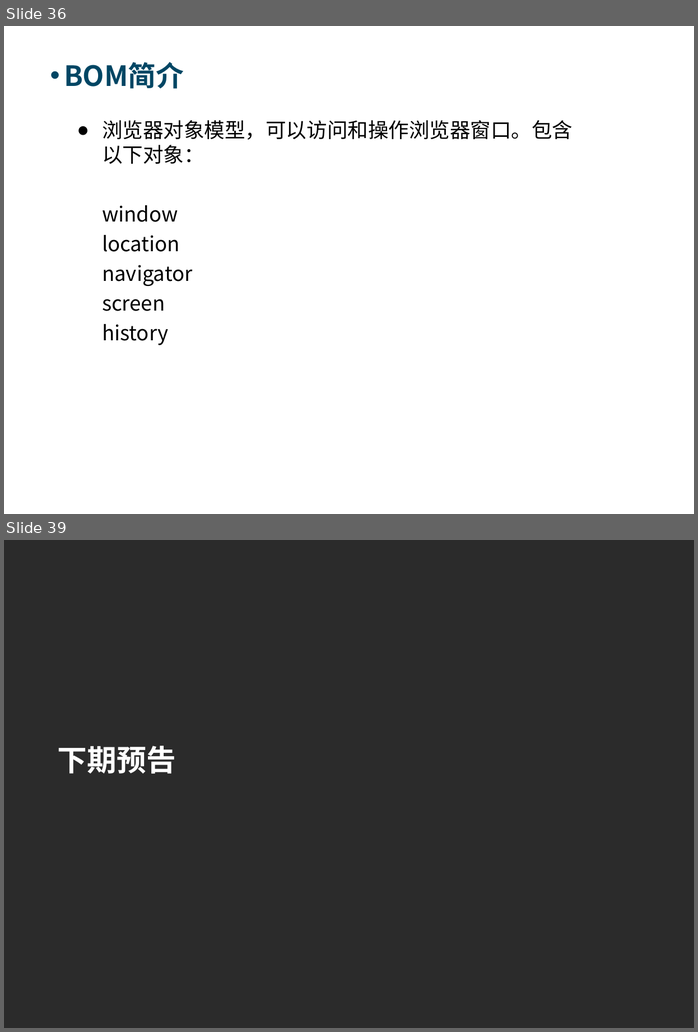
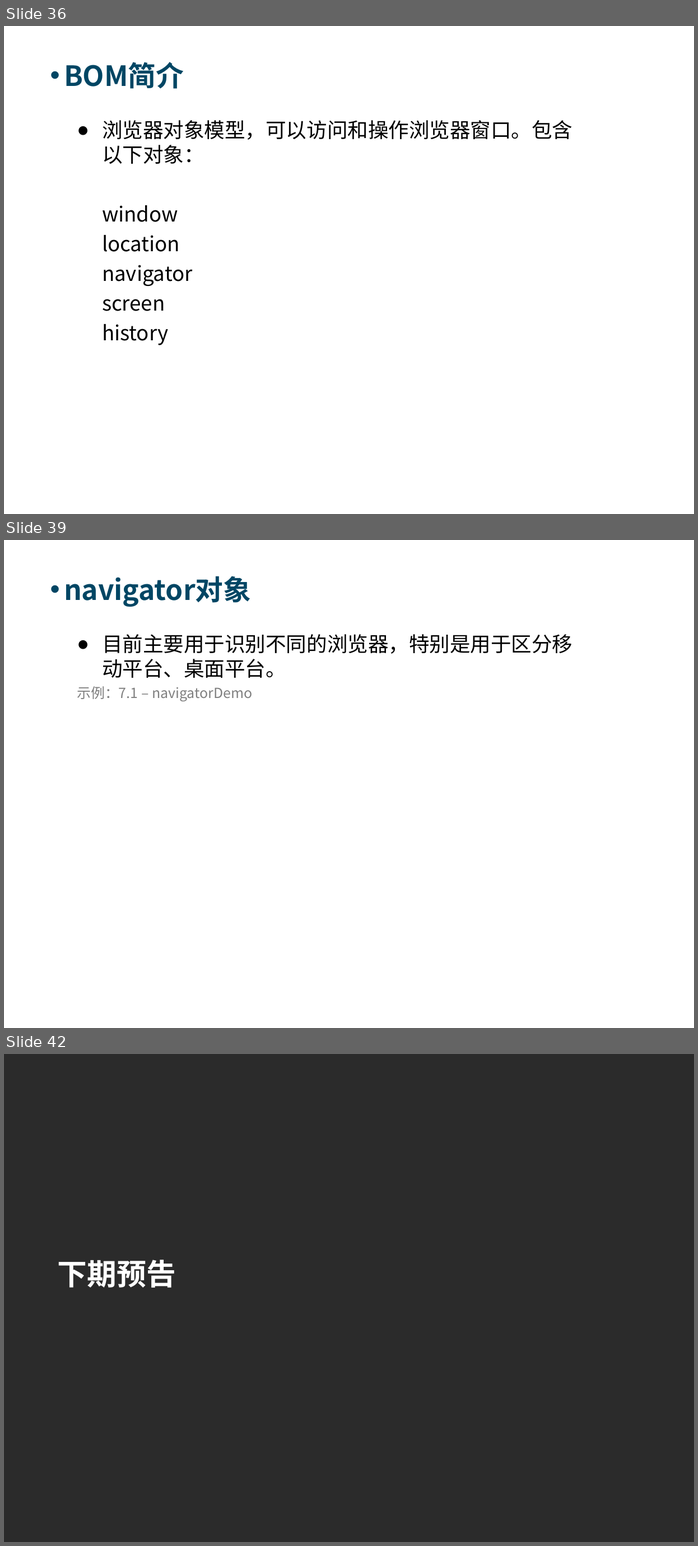
Before and after one commit to Moses824/Train-Javascript-Basic, a slide deck: Train_Javascript_Basic.ppt. Shown one above the other, each under a label of ours: slides 36 and 39 before the commit, slides 36, 39 and 42 after it; the slides between them are not shown. The pictures are 698x1032 and 698x1546 pixels, drawn with LibreOffice and Linux fonts; fonts in the diff are those of the drawing; background and template pictures are left out; a plain dark background stands for a picture behind light text. Boxes give left, top, right and bottom in pixels: in the first picture for what was removed or moved away, otherwise in the second. Text is boxed around its words. In the diff, an @@ line names an element or a change of style, - is before the commit and + after.

```diff
--- a/Train_Javascript_Basic.ppt
+++ b/Train_Javascript_Basic.ppt
@@ slide 39 added at (4, 540, 694, 1028), background picture (left out) @@
@@ text added at (64, 576, 251, 607), 34 pt, text #004664, bold @@
+• navigator对象
@@ text added at (77, 634, 572, 701), 25 pt, text #000000 @@
+● 目前主要用于识别不同的浏览器，特别是用于区分移动平台、桌面平台。
+示例：7.1 – navigatorDemo
@@ what was slide 39 is now slide 42 @@
```
Also in this commit, not shown: 2 slides changed, 4 other slides added, 1 slide removed, 1 other file.
